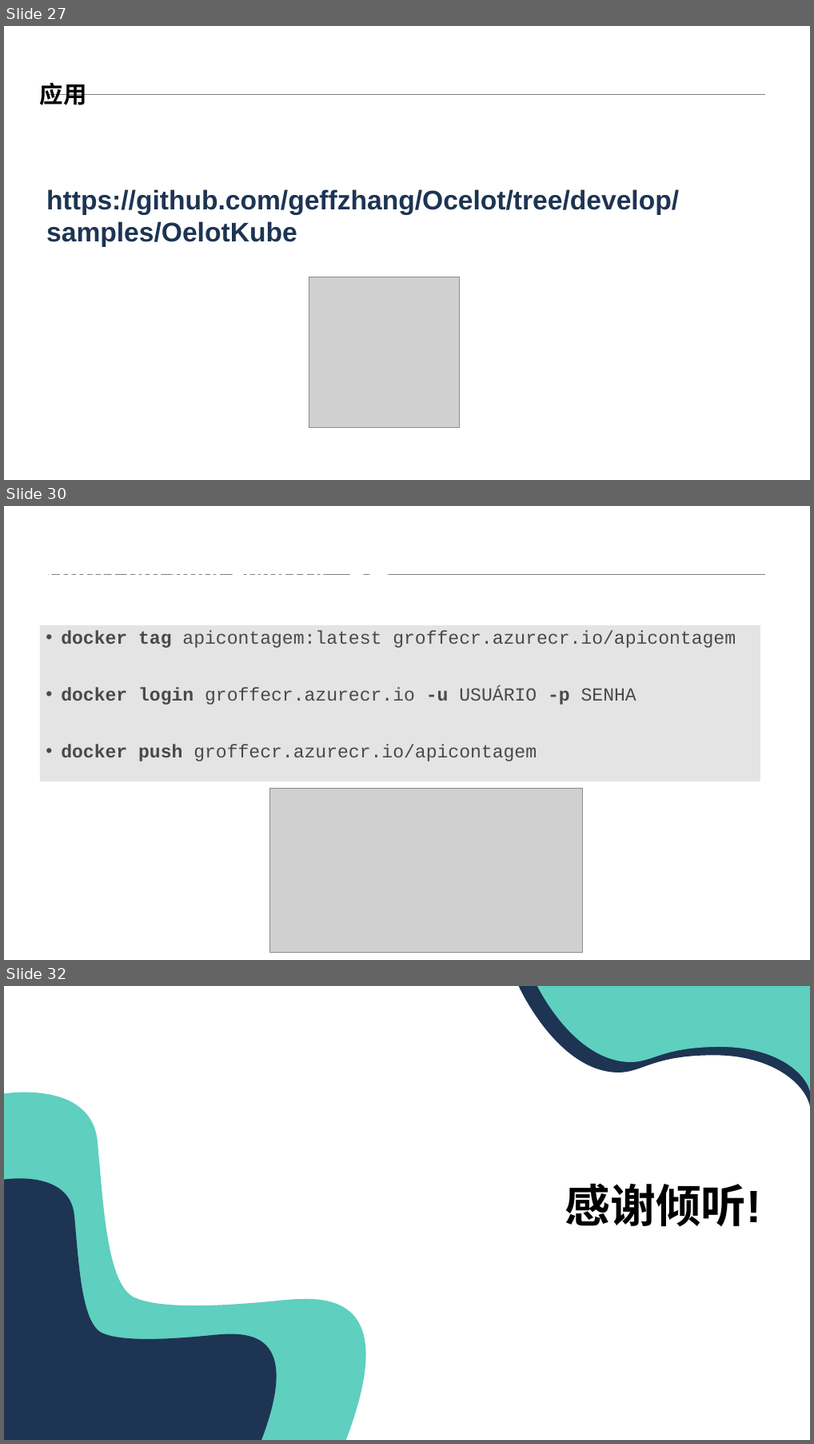
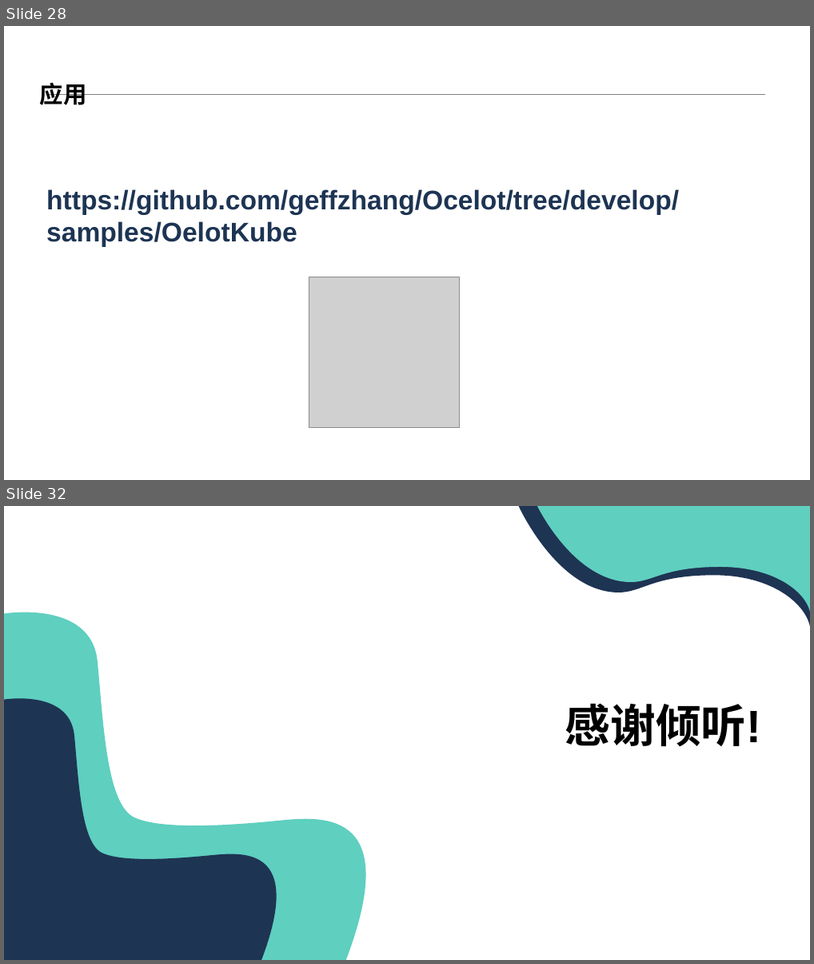
Before and after one commit to geffzhang/DockerStarted, a slide deck: 基于K8s开发.NET Core 云原生应用.pptx. Shown one above the other, each under a label of ours: slides 27, 30 and 32 before the commit, slides 28 and 32 after it; the slides between them are not shown. The pictures are 814x1444 and 814x964 pixels, drawn with LibreOffice and Linux fonts; fonts in the diff are those of the drawing; grey boxes stand for pictures; background and template pictures are left out. Boxes give left, top, right and bottom in pixels: in the first picture for what was removed or moved away, otherwise in the second. Text is boxed around its words. In the diff, an @@ line names an element or a change of style, - is before the commit and + after.

```diff
--- a/基于K8s开发.NET Core 云原生应用.pptx
+++ b/基于K8s开发.NET Core 云原生应用.pptx
@@ slide 30 removed at [4, 506, 810, 960], background #FFFFFF; not listed: 1 template element that a slide beside it also shows @@
@@ title removed at [40, 574, 391, 575] @@
-Azure Container Registry –发布
@@ rectangle removed at [40, 625, 762, 781] @@
-• docker tag apicontagem:latest groffecr.azurecr.io/apicontagem
-• docker login groffecr.azurecr.io -u USUÁRIO -p SENHA
-• docker push groffecr.azurecr.io/apicontagem
@@ picture removed at [270, 788, 583, 952] @@
@@ what was slide 27 is now slide 28 @@
```
Also in this commit, not shown: 2 slides changed, 2 slides added, 1 other slide removed.
